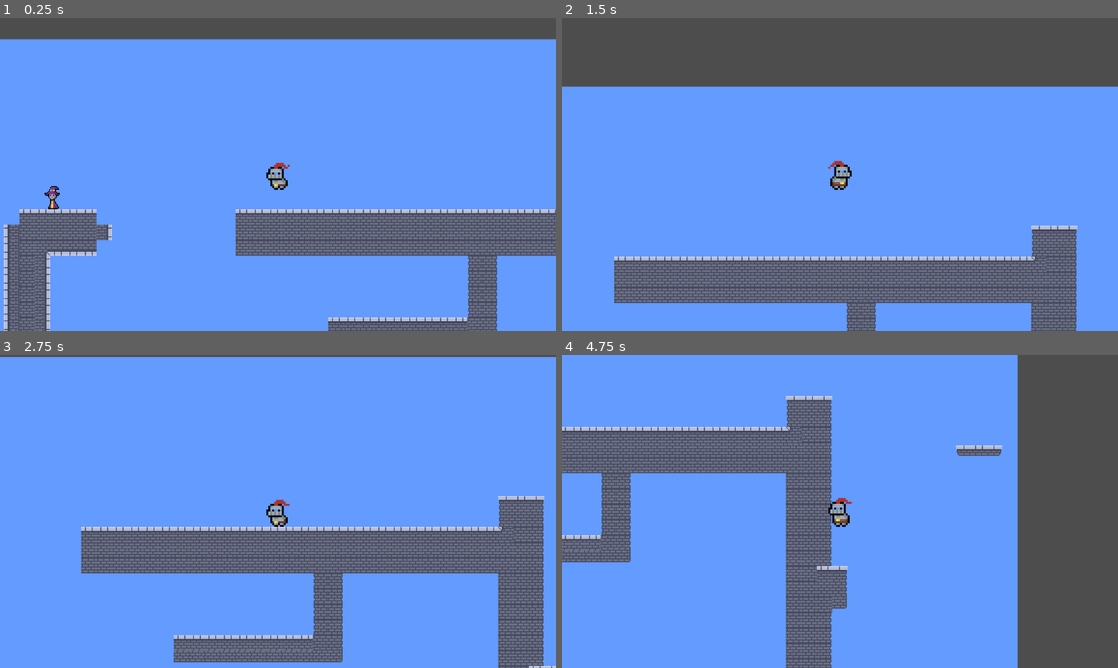
Above: before the commit, frames 1-4 (two rows, left to right).
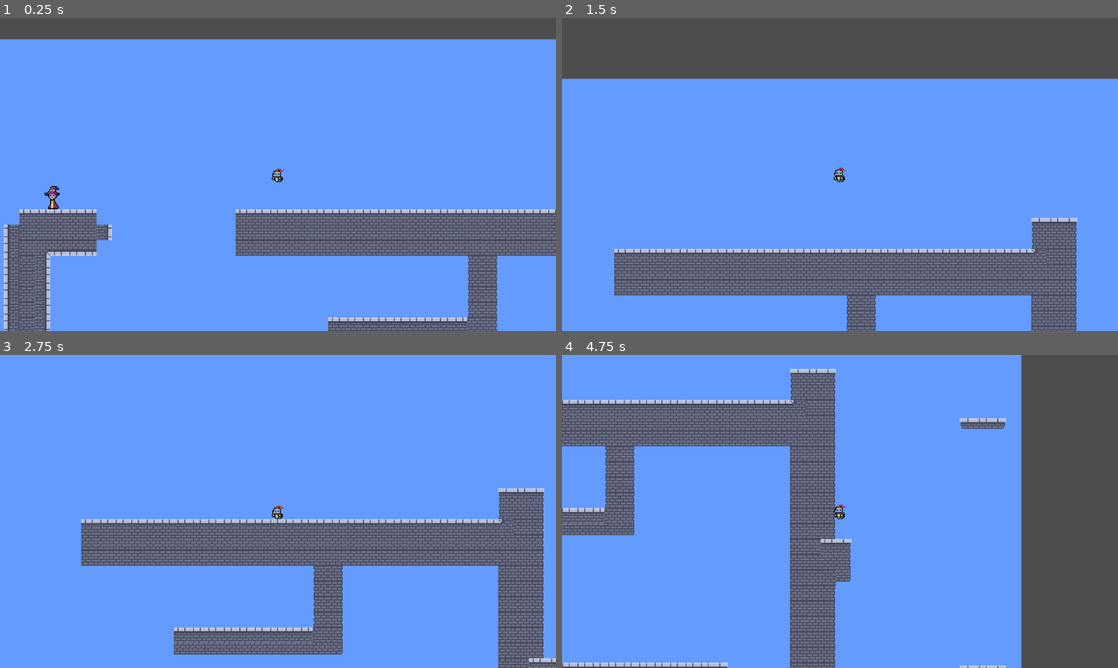
Above: after the commit, the same moments.

Repository: TheVugx/castle
Game: Godot game, scene res://Scenes/Game.tscn
The game is run twice, just before and just after one commit, with the same random seed, the same clock (stepped at 60 frames per second) and the same inputs.
Inputs:
- Up to frame 1 (0.25 s): no input
- Up to frame 2 (1.5 s): tap Enter (ui_accept) at 0.5, 0.77 s; hold Right (ui_right) from 0.53 s (still down)
- Up to frame 3 (2.75 s): tap Enter (ui_accept) at 1.52 s; release Right (ui_right) at 2.03 s; hold Left (ui_left) from 2.03 s (still down)
- Up to frame 4 (4.75 s): release Left (ui_left) at 2.78 s; hold Right (ui_right) 2.78-4.28 s; tap Enter (ui_accept) at 3.02, 3.77, 4.52 s; hold Left (ui_left) from 4.28 s (still down)

The runs differ from the first frame. In frame 1, 0.2% of the frame differs, in the area x 47-53%, y 46-56%; in frame 2, 14%; in frame 3, 16%; in frame 4, 17%, in the area x 0-83%, y 0-100%.

Commit message:
Animacion de manos en caballero

Diff:
--- a/Scenes/Componentes/Mago.tscn
+++ b/Scenes/Componentes/Mago.tscn
@@ -5,6 +5,57 @@
 
 [sub_resource type="RectangleShape2D" id="RectangleShape2D_onvcy"]
 size = Vector2(9, 23)
+
+[sub_resource type="Animation" id="Animation_speuy"]
+length = 0.001
+tracks/0/type = "value"
+tracks/0/imported = false
+tracks/0/enabled = true
+tracks/0/path = NodePath("Sprite2D:texture")
+tracks/0/interp = 1
+tracks/0/loop_wrap = true
+tracks/0/keys = {
+"times": PackedFloat32Array(0),
+"transitions": PackedFloat32Array(1),
+"update": 1,
+"values": [ExtResource("2_gmjl8")]
+}
+tracks/1/type = "value"
+tracks/1/imported = false
+tracks/1/enabled = true
+tracks/1/path = NodePath("Sprite2D:hframes")
+tracks/1/interp = 1
+tracks/1/loop_wrap = true
+tracks/1/keys = {
+"times": PackedFloat32Array(0),
+"transitions": PackedFloat32Array(1),
+"update": 1,
+"values": [3]
+}
+tracks/2/type = "value"
+tracks/2/imported = false
+tracks/2/enabled = true
+tracks/2/path = NodePath("Sprite2D:vframes")
+tracks/2/interp = 1
+tracks/2/loop_wrap = true
+tracks/2/keys = {
+"times": PackedFloat32Array(0),
+"transitions": PackedFloat32Array(1),
+"update": 1,
+"values": [1]
+}
+tracks/3/type = "value"
+tracks/3/imported = false
+tracks/3/enabled = true
+tracks/3/path = NodePath("Sprite2D:frame")
+tracks/3/interp = 1
+tracks/3/loop_wrap = true
+tracks/3/keys = {
+"times": PackedFloat32Array(0),
+"transitions": PackedFloat32Array(1),
+"update": 1,
+"values": [0]
+}
 
 [sub_resource type="Animation" id="Animation_vs4pc"]
 resource_name = "idle"
@@ -59,57 +110,6 @@
 "values": [0, 1, 2]
 }
 
-[sub_resource type="Animation" id="Animation_speuy"]
-length = 0.001
-tracks/0/type = "value"
-tracks/0/imported = false
-tracks/0/enabled = true
-tracks/0/path = NodePath("Sprite2D:texture")
-tracks/0/interp = 1
-tracks/0/loop_wrap = true
-tracks/0/keys = {
-"times": PackedFloat32Array(0),
-"transitions": PackedFloat32Array(1),
-"update": 1,
-"values": [ExtResource("2_gmjl8")]
-}
-tracks/1/type = "value"
-tracks/1/imported = false
-tracks/1/enabled = true
-tracks/1/path = NodePath("Sprite2D:hframes")
-tracks/1/interp = 1
-tracks/1/loop_wrap = true
-tracks/1/keys = {
-"times": PackedFloat32Array(0),
-"transitions": PackedFloat32Array(1),
-"update": 1,
-"values": [3]
-}
-tracks/2/type = "value"
-tracks/2/imported = false
-tracks/2/enabled = true
-tracks/2/path = NodePath("Sprite2D:vframes")
-tracks/2/interp = 1
-tracks/2/loop_wrap = true
-tracks/2/keys = {
-"times": PackedFloat32Array(0),
-"transitions": PackedFloat32Array(1),
-"update": 1,
-"values": [1]
-}
-tracks/3/type = "value"
-tracks/3/imported = false
-tracks/3/enabled = true
-tracks/3/path = NodePath("Sprite2D:frame")
-tracks/3/interp = 1
-tracks/3/loop_wrap = true
-tracks/3/keys = {
-"times": PackedFloat32Array(0),
-"transitions": PackedFloat32Array(1),
-"update": 1,
-"values": [0]
-}
-
 [sub_resource type="AnimationLibrary" id="AnimationLibrary_gbypx"]
 _data = {
 &"RESET": SubResource("Animation_speuy"),
--- a/Scenes/Componentes/knight.tscn
+++ b/Scenes/Componentes/knight.tscn
@@ -1,7 +1,8 @@
-[gd_scene load_steps=12 format=3 uid="uid://bldv21egqvswk"]
+[gd_scene load_steps=13 format=3 uid="uid://bldv21egqvswk"]
 
 [ext_resource type="Script" uid="uid://bgaj2mhbwqh32" path="res://Scripts/knight.gd" id="1_5suxn"]
 [ext_resource type="Texture2D" uid="uid://chxmxr8ni3hjs" path="res://Assets/Knight/Knight Idle-Sheet 16x16.png" id="2_8p54a"]
+[ext_resource type="Texture2D" uid="uid://btmfsmcldsamc" path="res://Assets/Spritesheet.png" id="2_823gs"]
 [ext_resource type="Texture2D" uid="uid://cfv0ytcmjhu82" path="res://Assets/Knight/Knight Walk-Sheet 16x16.png" id="3_ggciv"]
 [ext_resource type="Texture2D" uid="uid://t5ctlp4qgnfg" path="res://Assets/Knight/Knight Power UP-Sheet 16x16.png" id="4_xenix"]
 
@@ -57,6 +58,30 @@
 "transitions": PackedFloat32Array(1),
 "update": 1,
 "values": [0]
+}
+tracks/4/type = "value"
+tracks/4/imported = false
+tracks/4/enabled = true
+tracks/4/path = NodePath("ManoI:position")
+tracks/4/interp = 1
+tracks/4/loop_wrap = true
+tracks/4/keys = {
+"times": PackedFloat32Array(0),
+"transitions": PackedFloat32Array(1),
+"update": 0,
+"values": [Vector2(-4.5, 3)]
+}
+tracks/5/type = "value"
+tracks/5/imported = false
+tracks/5/enabled = true
+tracks/5/path = NodePath("ManoD:position")
+tracks/5/interp = 1
+tracks/5/loop_wrap = true
+tracks/5/keys = {
+"times": PackedFloat32Array(0),
+"transitions": PackedFloat32Array(1),
+"update": 0,
+"values": [Vector2(2, 3.5)]
 }
 
 [sub_resource type="Animation" id="Animation_ckktm"]
@@ -110,6 +135,30 @@
 "transitions": PackedFloat32Array(1, 1, 1, 1),
 "update": 1,
 "values": [0, 1, 2, 3]
+}
+tracks/4/type = "value"
+tracks/4/imported = false
+tracks/4/enabled = true
+tracks/4/path = NodePath("ManoI:position")
+tracks/4/interp = 1
+tracks/4/loop_wrap = true
+tracks/4/keys = {
+"times": PackedFloat32Array(0, 0.1014, 0.211275, 0.309191),
+"transitions": PackedFloat32Array(300, 300, 300, 300),
+"update": 0,
+"values": [Vector2(-4.5, 3), Vector2(-4.5, 4), Vector2(-4.5, 4), Vector2(-4.5, 3)]
+}
+tracks/5/type = "value"
+tracks/5/imported = false
+tracks/5/enabled = true
+tracks/5/path = NodePath("ManoD:position")
+tracks/5/interp = 1
+tracks/5/loop_wrap = true
+tracks/5/keys = {
+"times": PackedFloat32Array(0, 0.101426, 0.211626, 0.30884),
+"transitions": PackedFloat32Array(300, 300, 300, 300),
+"update": 0,
+"values": [Vector2(2, 3), Vector2(2, 4), Vector2(2, 4), Vector2(2, 3)]
 }
 
 [sub_resource type="Animation" id="Animation_gxmbu"]
@@ -278,8 +327,14 @@
 }
 
 [node name="knight" type="CharacterBody2D"]
-scale = Vector2(2, 2)
 script = ExtResource("1_5suxn")
+
+[node name="ManoI" type="Sprite2D" parent="."]
+texture_filter = 1
+position = Vector2(-4.5, 3)
+texture = ExtResource("2_823gs")
+region_enabled = true
+region_rect = Rect2(17, 6, 4, 4)
 
 [node name="Sprite2D" type="Sprite2D" parent="."]
 texture_filter = 1
@@ -287,7 +342,15 @@
 hframes = 4
 region_rect = Rect2(18, 17, 12, 15)
 
+[node name="ManoD" type="Sprite2D" parent="."]
+texture_filter = 1
+position = Vector2(2, 3.5)
+texture = ExtResource("2_823gs")
+region_enabled = true
+region_rect = Rect2(17, 6, 4, 4)
+
 [node name="CollisionShape2D" type="CollisionShape2D" parent="."]
+visible = false
 position = Vector2(-0.5, 1.5)
 shape = SubResource("RectangleShape2D_gxmbu")
 
@@ -298,4 +361,5 @@
 autoplay = "idle"
 
 [node name="Camera2D" type="Camera2D" parent="."]
+scale = Vector2(2, 2)
 zoom = Vector2(2, 2)
--- a/Scripts/knight.gd
+++ b/Scripts/knight.gd
@@ -9,6 +9,8 @@
 #importaciones
 @onready var animationPlayer = $AnimationPlayer
 @onready var sprite = $Sprite2D
+@onready var manoI = $ManoI
+@onready var manoD = $ManoD
 
 func _physics_process(delta: float) -> void:
 	apply_gravity(delta)
@@ -23,9 +25,10 @@
 	direction = Input.get_axis("ui_left", "ui_right")
 	velocity.x = direction * move_speed
 	if direction == -1:
-		sprite.flip_h = false
+		scale.x = -1
 	elif direction == 1:
-		sprite.flip_h = true
+		scale.x = 1
+
 
 func handle_jump() -> void:
 	# Solo puede saltar si está en el suelo
